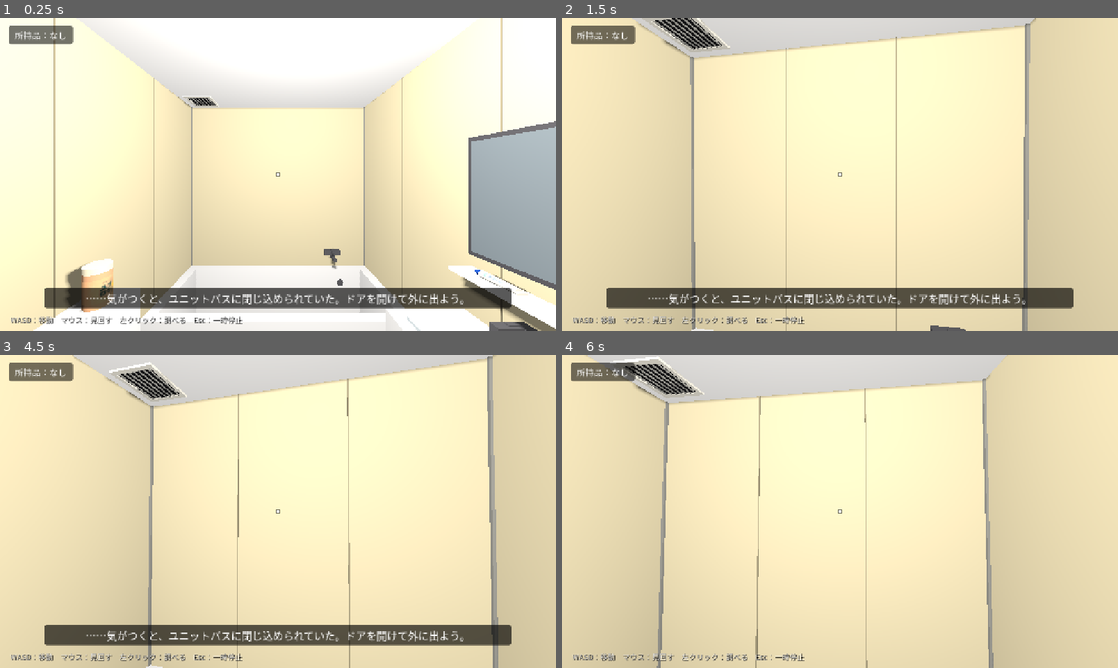
Above: before the commit, frames 1-4 (two rows, left to right).
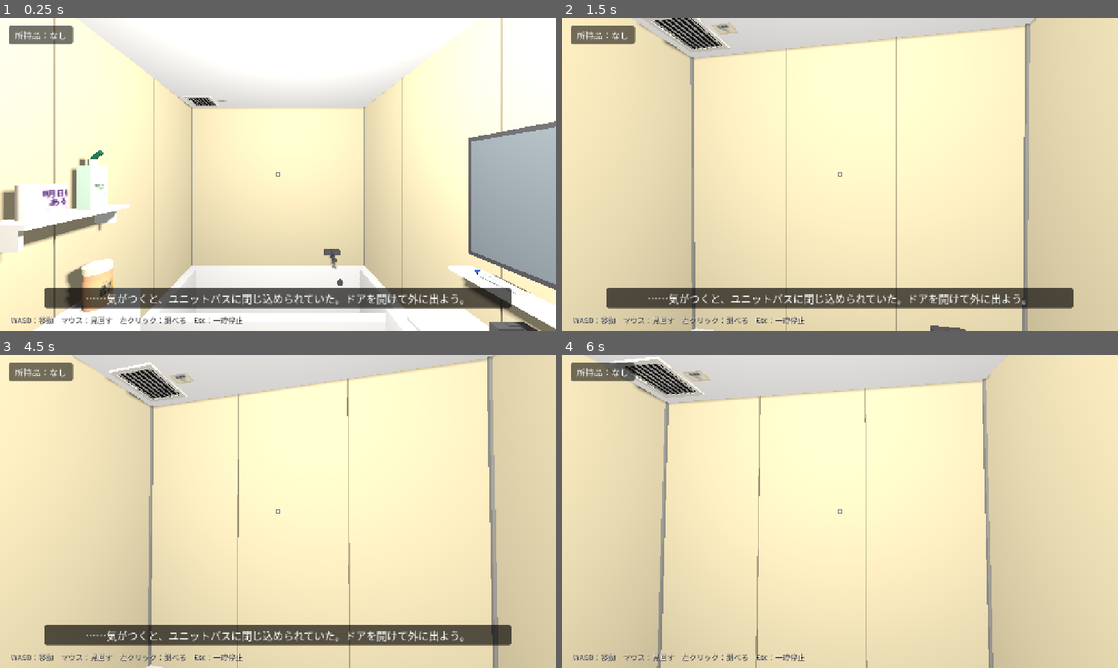
Above: after the commit, the same moments.

Repository: Ben-Kei-create/toireshelter
Game: Godot game, scene res://scenes/main.tscn
The game is run twice, just before and just after one commit, with the same random seed, the same clock (stepped at 60 frames per second) and the same inputs.
Inputs (mouse positions are in pixels of both pictures, inside the frame that each line leads up to):
- Up to frame 1 (0.25 s): no input
- Up to frame 2 (1.5 s): tap Enter at 0.5 s; move the mouse to (867, 174) at 0.52 s; press the mouse at (867, 174) at 0.53 s; hold W (move_forward) from 0.53 s (still down); move the mouse to (812, 174) at 1.27 s; release the mouse at (812, 174) at 1.28 s; click (812, 174) at 1.35 s
- Up to frame 3 (4.5 s): keep holding W (move_forward); tap Space at 2, 3.5 s; move the mouse to (289, 505) at 2.02 s; press the mouse at (289, 505) at 2.03 s; tap Enter at 2.75, 4.25 s; move the mouse to (272, 517) at 2.77 s; release the mouse at (272, 517) at 2.78 s; click (272, 517) at 2.85 s; move the mouse to (316, 514) at 3.52 s; press the mouse at (316, 514) at 3.53 s; move the mouse to (233, 508) at 4.27 s; release the mouse at (233, 508) at 4.28 s; click (233, 508) at 4.35 s
- Up to frame 4 (6 s): tap Space at 5 s; move the mouse to (845, 511) at 5.02 s; press the mouse at (845, 511) at 5.03 s; move the mouse to (817, 505) at 5.77 s; release W (move_forward) at 5.78 s; release the mouse at (817, 505) at 5.78 s; hold D (move_right) from 5.78 s (still down); click (817, 505) at 5.85 s

The runs differ from the first frame. In frame 1, 3.6% of the frame differs, in the area x 0-41%, y 26-78%; in frame 2, 0.1%; in frame 3, 0.1%; in frame 4, 0.1%.

Commit message:
TASK-06: toilet supplies with labels, water mesh tests
- tests: at 0/25/50/100% water level, check the water surface mesh position
  and visibility and the stream mesh bottom, not just computed values
- supplies.gd: paper holder with roll, shelf above the tank with wrapped
  spare roll and toilet cleaner, plunger and brush on a floor stand (vertical
  handles, aligned), inspection sticker beside the vent (range 2.4m)
- three labels cropped from the generated sheet and padded (no stretching)
  to 1024x320 / 320x512 / 256x160; lossless + mipmaps
- tests: examine each item, sticker reach/blocking, alignment, walkway, and
  mesh-AABB overlap with the open lid, raised seat, bath powder, towel, vent
- docs/assets.md, README, TASK-06 screenshots

Co-Authored-By: Claude Opus 5.5 <noreply@anthropic.com>

Diff:
--- a/scripts/main.gd
+++ b/scripts/main.gd
@@ -17,6 +17,12 @@
 	"vent": "換気口。格子の奥は暗く、よく見えない。",
 	"poster": "水道修理の広告だ。連絡先は管理会社……スマホは部屋に置いてきた。",
 	"bath_powder": "ユブロマン。ゆずの香りの入浴剤。今はのんびり浸かっている場合じゃない。",
+	"paper_holder": "いつものトイレットペーパー。ここだけは平常運転だ。",
+	"spare_roll": "『明日もある』。今日の分は、なんとかしてほしい。",
+	"toilet_cleaner": "『無かったことに』。閉じ込められた件にも効くだろうか。",
+	"plunger": "ラバーカップ。ブラシと妙にきれいに並んでいる。",
+	"toilet_brush": "トイレブラシ。ここでの仕事には慣れていそうだ。",
+	"vent_sticker": "『点検済。異常なし。たぶん。』……たぶん？",
 	"driver": "ドライバーを手に入れた。",
 	"door_locked": "ドアノブが空回りする。開かない。",
 	"door_fixed": "ドライバーでドアノブのネジを締め直した。……ドアが開いた！",
@@ -130,7 +136,8 @@
 			hud.show_message(MESSAGES[key])
 		return
 	match id:
-		"mirror", "sink", "vent", "poster", "bath_powder":
+		"mirror", "sink", "vent", "poster", "bath_powder", \
+		"paper_holder", "spare_roll", "toilet_cleaner", "plunger", "toilet_brush", "vent_sticker":
 			hud.show_message(MESSAGES[id])
 		"driver":
 			if has_driver:
--- a/scripts/room.gd
+++ b/scripts/room.gd
@@ -14,6 +14,7 @@
 const ToiletScript := preload("res://scripts/toilet.gd")
 const BathtubScript := preload("res://scripts/bathtub.gd")
 const FaucetScript := preload("res://scripts/faucet.gd")
+const SuppliesScript := preload("res://scripts/supplies.gd")
 
 const LAYER_WORLD := 1      # 壁・設備（プレイヤーがぶつかる）
 const LAYER_INTERACT := 2   # 拾える小物（ぶつからない、照準だけ当たる）
@@ -58,6 +59,7 @@
 var toilet: ToiletScript
 var bathtub: BathtubScript
 var sink_faucet: FaucetScript
+var supplies: SuppliesScript
 
 
 func _ready() -> void:
@@ -72,6 +74,10 @@
 	_build_floor_drain()
 	_build_towel()
 	_build_bath_powder()
+	# トイレまわりの生活用品（ペーパーホルダー・棚の予備ロールと洗剤・ラバーカップとブラシ・点検シール）
+	supplies = SuppliesScript.new()
+	supplies.name = "Supplies"
+	add_child(supplies)
 	_build_driver()
 	_build_door()
 	_build_exit()
--- /dev/null
+++ b/scripts/supplies.gd
@@ -0,0 +1,172 @@
+extends Node3D
+## トイレまわりの生活用品（TASK-06）。座標は部屋と同じ（この節点は原点に置く）。すべて調べられるが、取得はできない。
+##
+##   PaperHolder   … 左の壁 z=+0.30・高さ0.70。座った人の右手側。使用中のロールと垂れた紙
+##   SupplyShelf   … タンクの上の壁の棚（上面 y=1.35）。包装された予備ロール（SpareRoll）と洗剤（Cleaner）
+##   CleaningStand … 手前左の床の隅。ラバーカップ（Plunger）とトイレブラシ（Brush）を、
+##                   持ち手を垂直に、台の前端から同じ距離・同じ間隔で並べる
+##   VentSticker   … 天井の換気口の横に下向きに貼った点検シール（操作距離 2.4m）
+##
+## 当たり判定：細い物には付けない。床の収納台だけ、体がめり込まないよう単純な箱を1つ付け、
+## 調べる判定（interact）はその箱より少し大きくして、照準が先に当たるようにしてある。
+
+const MeshKit := preload("res://scripts/mesh_kit.gd")
+
+const ROLL_WRAP_TEX := preload("res://assets/textures/spare_roll_wrap.png")             # 1024x320
+const CLEANER_TEX := preload("res://assets/textures/toilet_cleaner_label.png")         # 320x512
+const STICKER_TEX := preload("res://assets/textures/vent_inspection_sticker.png")      # 256x160
+
+const WALL_X := -0.9
+const HOLDER_POS := Vector3(WALL_X, 0.70, 0.30)
+const SHELF_TOP := 1.35
+const SHELF_DEPTH := 0.15
+const SHELF_Z := Vector2(-0.2, 0.2)
+const STAND_CENTER := Vector3(-0.80, 0.0, 1.06)
+const STAND_SIZE := Vector3(0.13, 0.025, 0.26)
+const ITEM_X := -0.80                   # ラバーカップとブラシの中心（台の前端から 0.065）
+const ITEM_Z := [0.995, 1.125]          # 台の両端から 0.065、間隔 0.13
+const STICKER_CENTER := Vector3(-0.53, 2.2, -1.02)
+const STICKER_SIZE := Vector2(0.10, 0.0625)
+const STICKER_RANGE := 2.4
+
+var plunger: Node3D
+var brush: Node3D
+
+
+func _ready() -> void:
+	_build_paper_holder()
+	_build_shelf()
+	_build_stand()
+	_build_sticker()
+
+
+func _build_paper_holder() -> void:
+	var root := Node3D.new()
+	root.name = "PaperHolder"
+	root.position = HOLDER_POS
+	add_child(root)
+	var metal := MeshKit.mat("metal", Color(0.75, 0.75, 0.78), 0.25, 0.8)
+	var paper := MeshKit.mat("paper", Color(0.97, 0.97, 0.95), 0.95)
+	var r := 0.055
+	var roll_x := 0.012 + r + 0.006   # 壁の台座＋すき間
+	MeshKit.box(root, Vector3(0.012, 0.08, 0.15), Vector3(0.006, 0.0, 0.0), metal, "Plate")
+	for zz in [-0.062, 0.062]:
+		MeshKit.box(root, Vector3(roll_x + 0.012, 0.012, 0.008), Vector3((roll_x + 0.012) * 0.5, 0.0, zz), metal)
+	var cover := MeshKit.box(root, Vector3(roll_x + r * 0.7, 0.003, 0.13), Vector3((roll_x + r * 0.7) * 0.5, r + 0.012, 0.0), metal, "Cover")
+	cover.rotation.z = deg_to_rad(-8.0)
+	var roll := MeshKit.cylinder(root, r, 0.105, Vector3(roll_x, 0.0, 0.0), paper, "Roll", -1.0, 24)
+	roll.rotation.x = deg_to_rad(90.0)
+	MeshKit.cylinder(roll, 0.02, 0.106, Vector3.ZERO, MeshKit.mat("paper_core", Color(0.7, 0.6, 0.48), 0.9), "Core")
+	# ロールの手前（部屋側）から垂れた紙
+	MeshKit.box(root, Vector3(0.0015, 0.12, 0.103), Vector3(roll_x + r - 0.001, -0.06, 0.0), paper, "Sheet")
+	var area := MeshKit.interact_area(root, "HolderArea", "paper_holder")
+	MeshKit.shape_box(area, Vector3(roll_x + r + 0.01, 0.2, 0.15), Vector3((roll_x + r + 0.01) * 0.5, -0.04, 0.0))
+
+
+func _build_shelf() -> void:
+	var shelf := Node3D.new()
+	shelf.name = "SupplyShelf"
+	add_child(shelf)
+	var white := MeshKit.mat("shelf", Color(0.95, 0.95, 0.93), 0.4)
+	var t := 0.018
+	var zc := (SHELF_Z.x + SHELF_Z.y) * 0.5
+	var zl := SHELF_Z.y - SHELF_Z.x
+	MeshKit.box(shelf, Vector3(SHELF_DEPTH, t, zl), Vector3(WALL_X + SHELF_DEPTH * 0.5, SHELF_TOP - t * 0.5, zc), white, "Board")
+	for zz in [SHELF_Z.x + 0.03, SHELF_Z.y - 0.03]:
+		MeshKit.box(shelf, Vector3(0.1, 0.07, 0.012), Vector3(WALL_X + 0.05, SHELF_TOP - t - 0.035, zz), white)
+
+	# 包装された予備ロール：側面に包装の画像を一周巻く。文字のある中央を +x（部屋側）、継ぎ目を壁側に
+	var roll := Node3D.new()
+	roll.name = "SpareRoll"
+	roll.position = Vector3(WALL_X + 0.07, SHELF_TOP, 0.09)
+	shelf.add_child(roll)
+	var rr := 0.058
+	var rh := 0.114
+	MeshKit.cylinder(roll, rr, rh, Vector3(0, rh * 0.5, 0), MeshKit.mat("roll_wrap_plain", Color(0.98, 0.97, 0.93), 0.6), "Body", -1.0, 32)
+	var wrap := MeshInstance3D.new()
+	wrap.name = "Wrap"
+	wrap.mesh = MeshKit.band(rr + 0.0008, rr + 0.0008, rh, 0.0, TAU, 48)
+	wrap.material_override = MeshKit.texture_mat("spare_roll_wrap", ROLL_WRAP_TEX, 0.6)
+	wrap.position = Vector3(0, rh * 0.5, 0)
+	roll.add_child(wrap)
+	var roll_area := MeshKit.interact_area(roll, "SpareRollArea", "spare_roll")
+	MeshKit.shape_box(roll_area, Vector3(rr * 2.0, rh, rr * 2.0), Vector3(0, rh * 0.5, 0))
+
+	# トイレ用洗剤：箱形のボトル＋斜めの注ぎ口＋キャップ。正面（+x）にラベル
+	var bottle := Node3D.new()
+	bottle.name = "Cleaner"
+	bottle.position = Vector3(WALL_X + 0.07, SHELF_TOP, -0.09)
+	shelf.add_child(bottle)
+	var body := Vector3(0.055, 0.19, 0.085)
+	MeshKit.box(bottle, body, Vector3(0, body.y * 0.5, 0), MeshKit.mat("cleaner_body", Color(0.8, 0.9, 0.83), 0.35), "Body")
+	MeshKit.cylinder(bottle, 0.016, 0.03, Vector3(0, body.y + 0.015, 0), MeshKit.mat("cleaner_body", Color(0.8, 0.9, 0.83), 0.35), "Neck")
+	var nozzle := MeshKit.cylinder(bottle, 0.01, 0.05, Vector3(0.016, body.y + 0.045, 0), MeshKit.mat("cleaner_cap", Color(0.16, 0.42, 0.32), 0.4), "Nozzle")
+	nozzle.rotation.z = deg_to_rad(-50.0)   # 注ぎ口は部屋側へ傾ける
+	var label := MeshInstance3D.new()
+	label.name = "Label"
+	var quad := QuadMesh.new()
+	quad.size = Vector2(0.07, 0.112)
+	label.mesh = quad
+	label.material_override = MeshKit.texture_mat("toilet_cleaner_label", CLEANER_TEX, 0.5)
+	label.position = Vector3(body.x * 0.5 + 0.001, 0.09, 0)
+	label.rotation.y = deg_to_rad(90.0)   # QuadMesh の表（+z）を +x へ
+	bottle.add_child(label)
+	var bottle_area := MeshKit.interact_area(bottle, "CleanerArea", "toilet_cleaner")
+	MeshKit.shape_box(bottle_area, Vector3(body.x + 0.01, body.y + 0.07, body.z + 0.01), Vector3(0, (body.y + 0.07) * 0.5, 0))
+
+
+func _build_stand() -> void:
+	var stand := Node3D.new()
+	stand.name = "CleaningStand"
+	stand.position = STAND_CENTER
+	add_child(stand)
+	var tray_mat := MeshKit.mat("stand_tray", Color(0.82, 0.83, 0.84), 0.5)
+	MeshKit.box(stand, STAND_SIZE, Vector3(0, STAND_SIZE.y * 0.5, 0), tray_mat, "Tray")
+	var base_y := STAND_SIZE.y
+
+	# ラバーカップ：赤いゴムのカップ（下が広い）＋木の持ち手（垂直）
+	plunger = Node3D.new()
+	plunger.name = "Plunger"
+	plunger.position = Vector3(ITEM_X - STAND_CENTER.x, base_y, ITEM_Z[0] - STAND_CENTER.z)
+	stand.add_child(plunger)
+	MeshKit.cylinder(plunger, 0.06, 0.07, Vector3(0, 0.035, 0), MeshKit.mat("plunger_rubber", Color(0.55, 0.1, 0.1), 0.7), "Cup", 0.03)
+	MeshKit.cylinder(plunger, 0.011, 0.40, Vector3(0, 0.07 + 0.2, 0), MeshKit.mat("wood", Color(0.62, 0.45, 0.28), 0.7), "Handle", -1.0, 12)
+
+	# トイレブラシ：ケース（円筒）から持ち手が垂直に出ている。ブラシの先はケースの中
+	brush = Node3D.new()
+	brush.name = "Brush"
+	brush.position = Vector3(ITEM_X - STAND_CENTER.x, base_y, ITEM_Z[1] - STAND_CENTER.z)
+	stand.add_child(brush)
+	MeshKit.cylinder(brush, 0.045, 0.12, Vector3(0, 0.06, 0), MeshKit.mat("brush_case", Color(0.9, 0.9, 0.9), 0.4), "Case")
+	MeshKit.cylinder(brush, 0.009, 0.34, Vector3(0, 0.03 + 0.17, 0), MeshKit.mat("brush_handle", Color(0.95, 0.95, 0.95), 0.4), "Handle", -1.0, 12)
+	MeshKit.cylinder(brush, 0.012, 0.03, Vector3(0, 0.03 + 0.34 + 0.015, 0), MeshKit.mat("brush_cap", Color(0.3, 0.55, 0.75), 0.4), "Grip", -1.0, 12)
+
+	# 体がめり込まない程度の単純な箱（world）。照準は、これより大きい調べる判定に先に当たる
+	var body := StaticBody3D.new()
+	body.name = "Collision"
+	body.collision_layer = MeshKit.LAYER_WORLD
+	body.collision_mask = 0
+	stand.add_child(body)
+	MeshKit.shape_box(body, Vector3(0.10, 0.45, 0.22), Vector3(0, 0.225, 0))
+	var half_z := STAND_SIZE.z * 0.5
+	for spec in [["PlungerArea", "plunger", -half_z, 0.0], ["BrushArea", "toilet_brush", 0.0, half_z]]:
+		var area := MeshKit.interact_area(stand, spec[0], spec[1])
+		var z0: float = spec[2]
+		var z1: float = spec[3]
+		MeshKit.shape_box(area, Vector3(0.14, 0.50, z1 - z0), Vector3(0, 0.25, (z0 + z1) * 0.5))
+
+
+func _build_sticker() -> void:
+	# 天井から 2mm 下に下向きに貼る。部屋の中から奥を見上げたときに正立するよう、画像の上を +z（部屋側）に向ける
+	var sticker := MeshInstance3D.new()
+	sticker.name = "VentSticker"
+	var quad := QuadMesh.new()
+	quad.size = STICKER_SIZE
+	sticker.mesh = quad
+	sticker.material_override = MeshKit.texture_mat("vent_sticker", STICKER_TEX, 0.7)
+	sticker.position = STICKER_CENTER - Vector3(0, 0.002, 0)
+	sticker.rotation.x = deg_to_rad(90.0)   # 表（+z）を下（-y）へ、画像の上（+y）を +z へ
+	add_child(sticker)
+	var area := MeshKit.interact_area(self, "VentStickerArea", "vent_sticker")
+	area.set_meta("interact_range", STICKER_RANGE)
+	MeshKit.shape_box(area, Vector3(STICKER_SIZE.x, 0.006, STICKER_SIZE.y), STICKER_CENTER - Vector3(0, 0.003, 0))
--- a/tests/capture_screenshots.gd
+++ b/tests/capture_screenshots.gd
@@ -13,6 +13,12 @@
 	["door_poster", Vector3(-0.03, 0.0, 0.55), Vector3(-0.03, 1.4, 1.2)],
 	["bath_powder", Vector3(-0.2, 0.0, 0.1), Vector3(-0.8, 1.0, -0.08)],
 	["bath_powder_closeup", Vector3(-0.45, 0.0, -0.05), Vector3(-0.8, 1.0, -0.08)],
+	# TASK-06（状態を切り替える前に撮る）
+	["t6_room_overview", Vector3(0.45, 0.0, 0.95), Vector3(-0.45, 0.85, -0.2)],
+	["t6_supply_shelf", Vector3(-0.3, 0.0, 0.55), Vector3(-0.83, 1.42, 0.0)],
+	["t6_cleaning_stand", Vector3(-0.15, 0.0, 0.45), Vector3(-0.8, 0.2, 1.06)],
+	["t6_paper_holder", Vector3(-0.2, 0.0, 0.75), Vector3(-0.83, 0.68, 0.30)],
+	["t6_vent_sticker", Vector3(-0.4, 0.0, -0.2), Vector3(-0.6, 2.2, -1.02)],
 	["t5_room_overview", Vector3(0.45, 0.0, 0.95), Vector3(-0.3, 0.6, -1.0)],
 	["t5_sink_area", Vector3(-0.1, 0.0, 0.2), Vector3(0.8, 0.85, 0.1), "sink_water"],
 	["t5_sink_trap_low_reference", Vector3(0.25, 0.0, 0.75), Vector3(0.75, 0.45, 0.1), "low_camera"],
--- a/tests/smoke_test.gd
+++ b/tests/smoke_test.gd
@@ -111,8 +111,10 @@
 
 	# --- 画像はミップマップ付きで取り込まれている
 	_check(room.POSTER_TEX.get_image().has_mipmaps() and room.LABEL_TEX.get_image().has_mipmaps()
-			and room.TOWEL_TEX.get_image().has_mipmaps() and room.TOOTHPASTE_TEX.get_image().has_mipmaps(),
-			"広告・入浴剤ラベル・タオル布地・歯磨き粉ラベルの画像にミップマップがある")
+			and room.TOWEL_TEX.get_image().has_mipmaps() and room.TOOTHPASTE_TEX.get_image().has_mipmaps()
+			and room.supplies.ROLL_WRAP_TEX.get_image().has_mipmaps() and room.supplies.CLEANER_TEX.get_image().has_mipmaps()
+			and room.supplies.STICKER_TEX.get_image().has_mipmaps(),
+			"画像7枚すべてにミップマップがある")
 
 	# ================================================================ TASK-05 水回り
 	var toilet = room.toilet
@@ -170,6 +172,24 @@
 	player.try_interact()
 	_check(tub.faucet.is_on and absf(tub.faucet.stream_length() - (spout.y - 0.015 - tub.BOTTOM_Y)) < 0.01,
 			"蛇口から浴槽の底まで水が流れる（%.2fm）" % tub.faucet.stream_length())
+	# 水位 0／25／50／100% で、計算値だけでなく水面メッシュと水流メッシュの実際の位置を確かめる
+	for lv in [0.0, 0.25, 0.5, 1.0]:
+		tub.level = lv
+		tub.advance(0.0)
+		tub.faucet._update_stream()
+		var water: MeshInstance3D = tub._water
+		var expect_y: float = tub.to_global(Vector3(0, lerpf(tub.WATER_MIN_Y, tub.WATER_MAX_Y, lv), 0)).y
+		var stream: MeshInstance3D = tub.faucet._stream
+		var stream_bottom: float = stream.global_position.y - stream.global_transform.basis.get_scale().y * 0.5
+		var floor_y: float = expect_y if lv > 0.0 else tub.to_global(Vector3(0, tub.BOTTOM_Y, 0)).y
+		var water_ok: bool = (not water.visible) if lv == 0.0 else (water.visible and absf(water.global_position.y - expect_y) < 0.0005)
+		_check(water_ok and stream.visible and absf(stream_bottom - floor_y) < 0.0005
+				and water.global_position.y < tub.HALF.y,
+				"水位%d%%：水面メッシュ %s、水流の下端 %.3f = %s %.3f" % [int(lv * 100.0),
+				("非表示" if not water.visible else "y=%.3f" % water.global_position.y), stream_bottom,
+				("水面" if lv > 0.0 else "底"), floor_y])
+	tub.level = 0.0
+	tub.advance(0.0)
 	var plug_pos: Vector3 = tub.to_global(tub.DRAIN_POS + Vector3(0, 0.012, 0))
 	_aim(player, plug_pos)
 	var p_hit = player.get_focused(true)
@@ -227,6 +247,73 @@
 	_check(is_equal_approx(sink_faucet.stream_length(), s_len), "洗面台の水はたまらず、流れ続ける")
 	player.global_position = saved
 
+	# ================================================================ TASK-06 生活用品
+	var sup = room.supplies
+	var msgs6: Dictionary = main.MESSAGES
+	var targets := [
+		["paper_holder", Vector3(-0.2, 0, 0.75), Vector3(-0.83, 0.70, 0.30)],
+		["spare_roll", Vector3(-0.4, 0, 0.6), Vector3(-0.83, 1.41, 0.09)],
+		["toilet_cleaner", Vector3(-0.4, 0, 0.6), Vector3(-0.83, 1.44, -0.09)],
+		["plunger", Vector3(-0.2, 0, 0.6), Vector3(-0.80, 0.30, 0.995)],
+		["toilet_brush", Vector3(-0.2, 0, 0.6), Vector3(-0.80, 0.30, 1.125)],
+	]
+	for t in targets:
+		main.hud._message_label.text = ""
+		player.global_position = t[1]
+		_aim(player, t[2])
+		player.try_interact()
+		_check(main.hud._message_label.text == msgs6[t[0]], "%s を調べられる" % t[0])
+	# 点検シール：初期位置の床から（1.8m より遠い）／天井の上からは遮られる
+	main.hud._message_label.text = ""
+	player.global_position = room.spawn_position
+	_aim(player, sup.STICKER_CENTER - Vector3(0, 0.004, 0))
+	var st_dist: float = player.camera.global_position.distance_to(sup.STICKER_CENTER)
+	player.try_interact()
+	_check(main.hud._message_label.text == msgs6["vent_sticker"] and st_dist > player.INTERACT_RANGE and st_dist < sup.STICKER_RANGE,
+			"初期位置から点検シールを調べられる（%.2fm）" % st_dist)
+	main.hud._message_label.text = ""
+	player.global_position = sup.STICKER_CENTER + Vector3(0, -0.6, 0.0)   # 目の高さが天井より上
+	_aim(player, sup.STICKER_CENTER - Vector3(0, 0.004, 0))
+	player.try_interact()
+	_check(main.hud._message_label.text == "", "天井越しには点検シールを調べられない")
+	player.global_position = saved
+
+	# ラバーカップとブラシ：持ち手が垂直、台の前端からの距離と両端の余白がそろう、通路を狭めない
+	var ph: Node3D = sup.plunger.get_node("Handle")
+	var bh: Node3D = sup.brush.get_node("Handle")
+	var tray_z0: float = sup.STAND_CENTER.z - sup.STAND_SIZE.z * 0.5
+	var tray_z1: float = sup.STAND_CENTER.z + sup.STAND_SIZE.z * 0.5
+	_check(ph.global_transform.basis.y.normalized().dot(Vector3.UP) > 0.9999 and bh.global_transform.basis.y.normalized().dot(Vector3.UP) > 0.9999
+			and is_equal_approx(sup.plunger.global_position.x, sup.brush.global_position.x)
+			and is_equal_approx(sup.plunger.global_position.z - tray_z0, tray_z1 - sup.brush.global_position.z),
+			"ラバーカップとブラシの持ち手が垂直で、前端と間隔がそろっている")
+	var stand_box := _mesh_aabb(sup.get_node("CleaningStand"))
+	_check(stand_box.end.x < -0.35 - 0.25, "収納台はドアの開口と通路にかからない（x ≤ %.2f）" % stand_box.end.x)
+
+	# 実際の寸法で重なりを確認：蓋を開け、便座を上げた状態で
+	toilet.toggle_lid()
+	await _seconds(0.6)
+	toilet.toggle_seat()
+	await _seconds(0.6)
+	var others := {
+		"開いた蓋": toilet.lid_pivot, "上げた便座": toilet.seat_pivot,
+		"入浴剤": room.get_node("BathPowder/Visual"), "タオル": room.get_node("TowelBar"),
+		"便器本体": toilet.get_node("Visual"), "換気口": room.get_node("Vent/Visual"),
+	}
+	for name in ["PaperHolder", "SupplyShelf", "CleaningStand", "VentSticker"]:
+		var a := _mesh_aabb(sup.get_node(name))
+		for ax in 3:   # 接しているだけの面を重なりと数えないよう 1mm 縮める（厚みのない板の軸は除く）
+			if a.size[ax] > 0.002:
+				a.position[ax] += 0.001
+				a.size[ax] -= 0.002
+		var hits := []
+		for o in others:
+			if a.intersects(_mesh_aabb(others[o])):
+				hits.append(o)
+		_check(hits.is_empty(), "%s は他の物と重ならない%s" % [name, "" if hits.is_empty() else "（重なり：%s）" % ", ".join(hits)])
+	toilet.toggle_lid()
+	await _seconds(1.0)
+
 	# --- 照準を合わせてクリックすると拾える
 	_aim(player, driver_pos)
 	player.try_interact()
@@ -275,6 +362,20 @@
 	quit(1 if _failures > 0 else 0)
 
 
+## node 以下のすべてのメッシュを覆うワールド座標の箱。
+func _mesh_aabb(node: Node) -> AABB:
+	var box := AABB()
+	var first := true
+	var list: Array = node.find_children("*", "MeshInstance3D", true, false)
+	if node is MeshInstance3D:
+		list.append(node)
+	for mi in list:
+		var b: AABB = mi.global_transform * mi.get_aabb()
+		box = b if first else box.merge(b)
+		first = false
+	return box
+
+
 func _id(target: Object) -> String:
 	if target == null:
 		return ""
Binary file added: assets/textures/spare_roll_wrap.png
Not shown, added: assets/textures/spare_roll_wrap.png.import
Binary file added: assets/textures/toilet_cleaner_label.png
Not shown, added: assets/textures/toilet_cleaner_label.png.import
Binary file added: assets/textures/vent_inspection_sticker.png
Not shown, added: assets/textures/vent_inspection_sticker.png.import
Binary file added: docs/screenshots/task06/t6_cleaning_stand.png
Binary file added: docs/screenshots/task06/t6_paper_holder.png
Binary file added: docs/screenshots/task06/t6_room_overview.png
Binary file added: docs/screenshots/task06/t6_supply_shelf.png
Binary file added: docs/screenshots/task06/t6_vent_sticker.png
Not shown, added: scripts/supplies.gd.uid
(and 1 more such lines)
